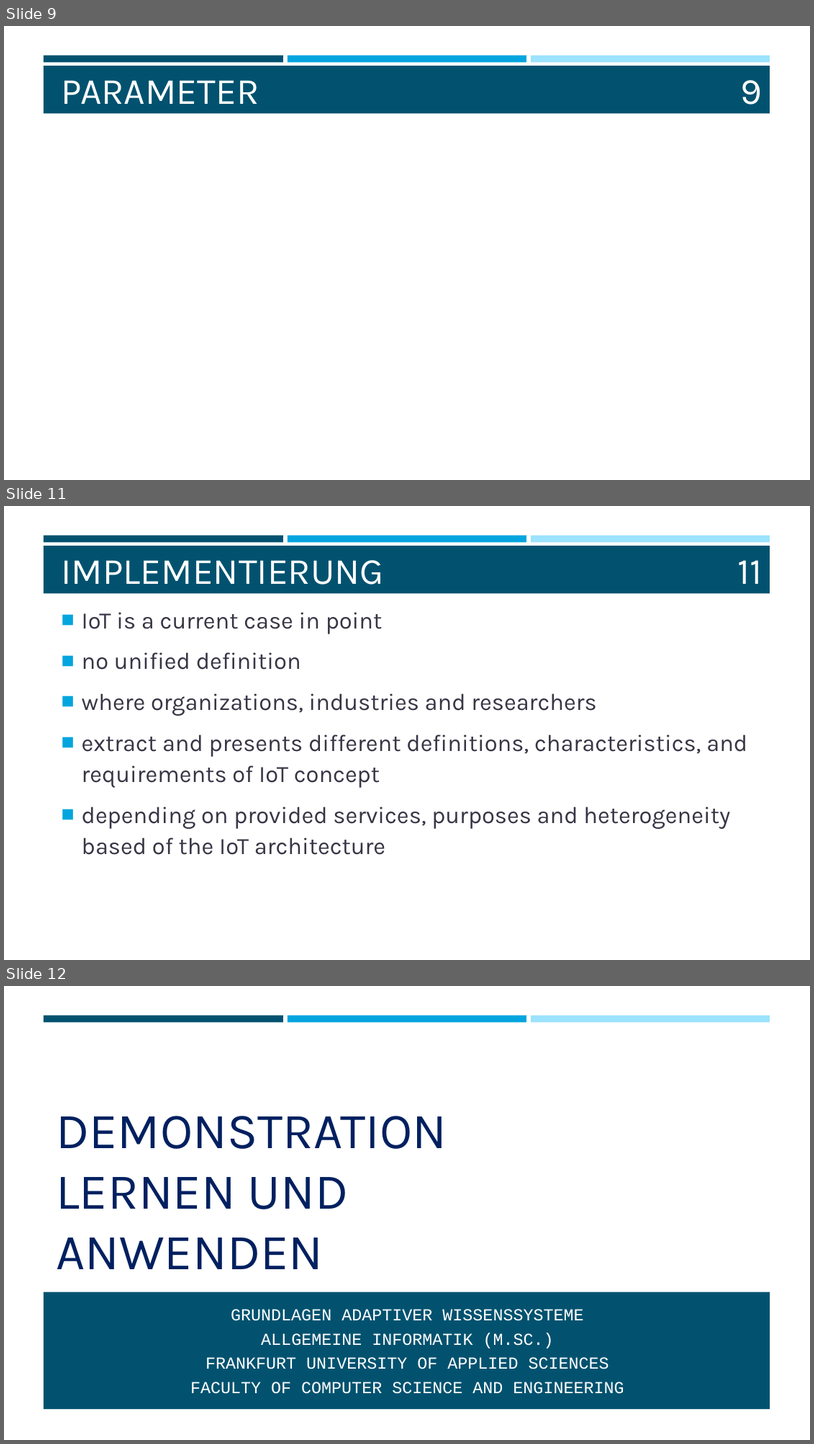
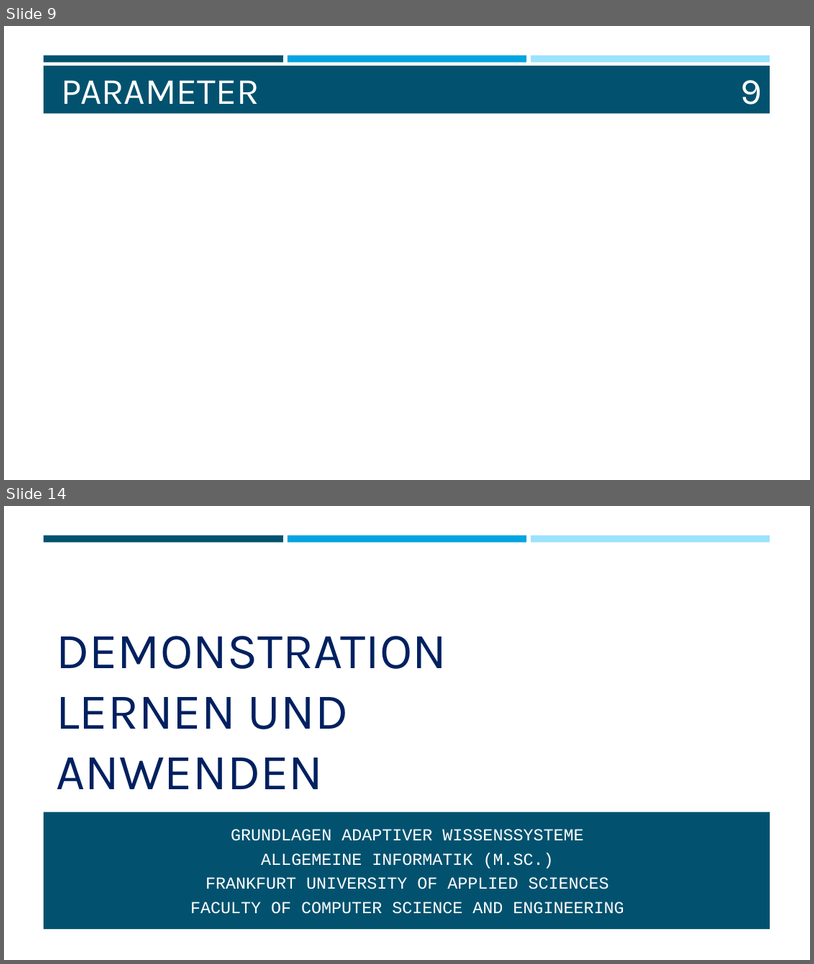
Before and after one commit to mzakarian/Reinforcement-Learning-SARSA-Q-Learning, a slide deck: misc/WISSEN.pptx. Shown one above the other, each under a label of ours: slides 9, 11 and 12 before the commit, slides 9 and 14 after it; the slides between them are not shown. The pictures are 814x1444 and 814x964 pixels, drawn with LibreOffice and Linux fonts; fonts in the diff are those of the drawing; grey boxes stand for pictures. Boxes give left, top, right and bottom in pixels: in the first picture for what was removed or moved away, otherwise in the second. Text is boxed around its words. In the diff, an @@ line names an element or a change of style, - is before the commit and + after.

```diff
--- a/misc/WISSEN.pptx
+++ b/misc/WISSEN.pptx
@@ slide 11 removed at box(4, 506, 810, 960), background #FFFFFF; not listed: 4 template elements that a slide beside it also shows @@
@@ title removed at box(62, 560, 384, 584) @@
-IMPLEMENTIERUNG
@@ page number removed at box(738, 560, 763, 584) @@
-11
@@ text removed at box(82, 612, 748, 854) @@
-■ IoT is a current case in point
-■ no unified definition
-■ where organizations, industries and researchers
-■ extract and presents different definitions, characteristics, and requirements of IoT concept
-■ depending on provided services, purposes and heterogeneity based of the IoT architecture
@@ what was slide 12 is now slide 14 @@
```
Also in this commit, not shown: 3 slides changed, 3 slides added, 1 other file.
